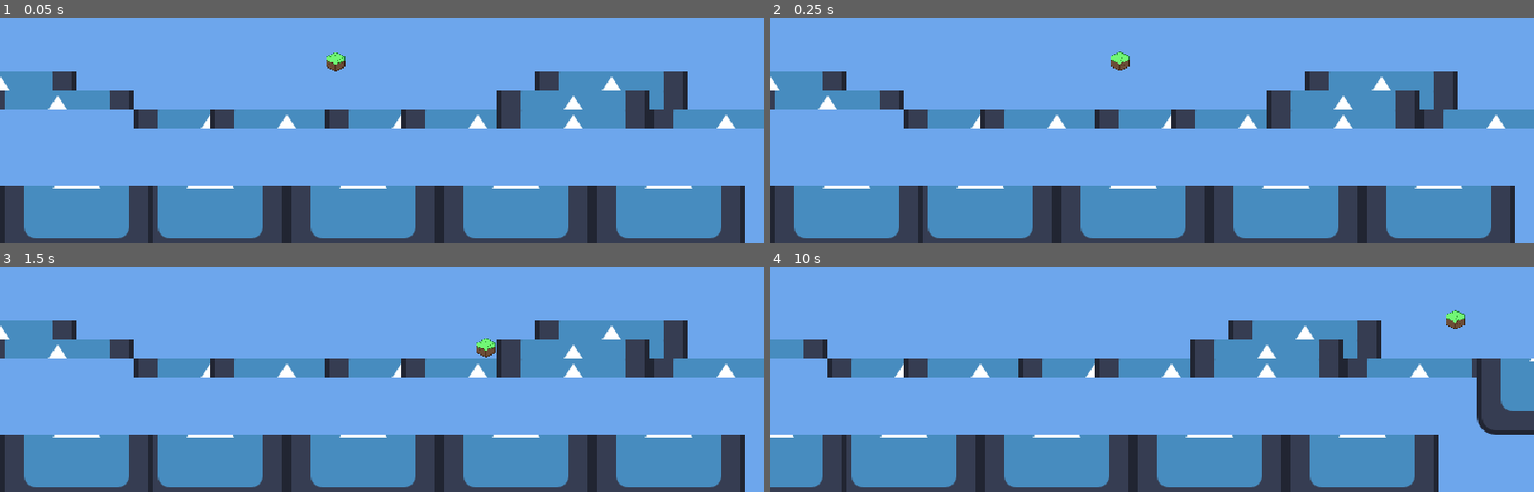
Above: before the commit, frames 1-4 (two rows, left to right).
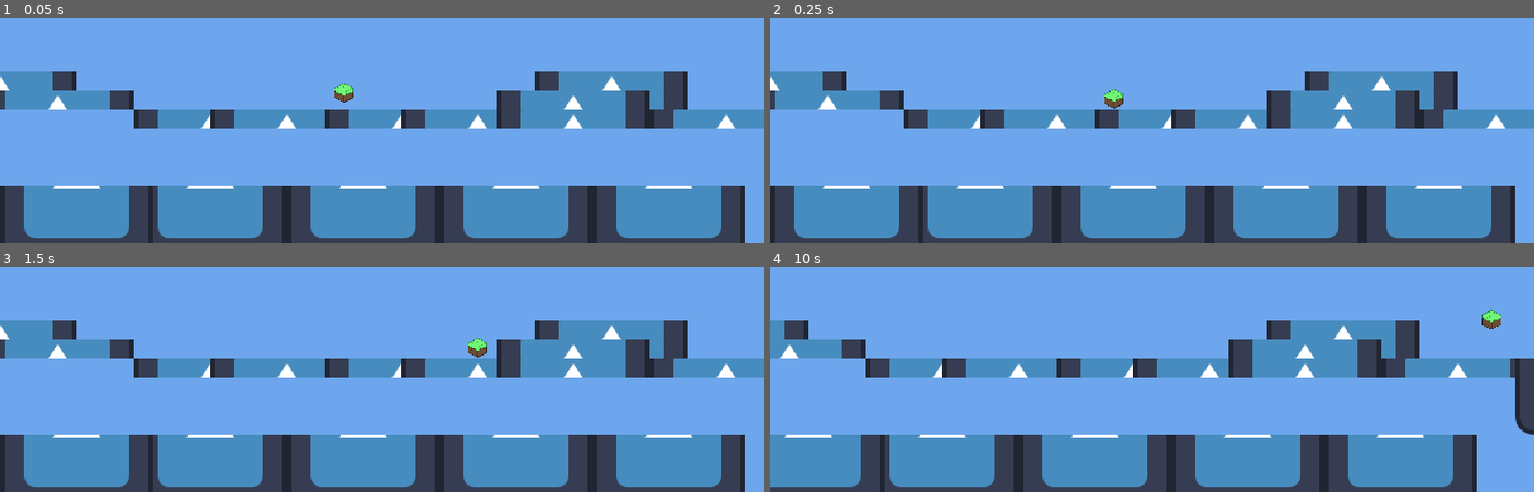
Above: after the commit, the same moments.

Repository: Raylandson/scale-gmtk-24
Game: Godot game, scene res://maps/main.tscn
Same seed, same stepped clock (60 frames per second), same inputs: the game is played once before the commit and once after it. The engine's default icon, where the game draws it, is replaced by a stand-in: a white triangle on a blue panel in a dark square.
Inputs:
- Up to frame 1 (0.05 s): no input
- Up to frame 2 (0.25 s): no input
- Up to frame 3 (1.5 s): hold Right (ui_right) from 0.53 s (still down); tap W (jump) at 0.77 s
- Up to frame 4 (10 s): tap W (jump) at 1.52, 3.02, 3.77, 4.52, 6.02, 6.77, 7.52, 9.02, 9.77 s; release Right (ui_right) at 2.03 s; hold Left (ui_left) 2.03-4.28 s; hold Right (ui_right) 4.28-8.03 s; hold Left (ui_left) 8.03-9.53 s; tap Enter at 8.75 s; hold Right (ui_right) from 9.53 s (still down)

The runs differ from the first frame. In frame 1, 0.3% of the frame differs, in the area x 42-47%, y 15-38%; in frame 2, 0.3%; in frame 3, 0.2%; in frame 4, 23%, in the area x 0-100%, y 19-100%.

Commit message:
first room fixed

Diff:
--- a/scale-game-project/maps/main.tscn
+++ b/scale-game-project/maps/main.tscn
@@ -242,7 +242,7 @@
 tile_set = SubResource("TileSet_2udw2")
 
 [node name="Player" parent="." instance=ExtResource("2_plovj")]
-position = Vector2(279, 167)
+position = Vector2(288, 192)
 ground_max_velocity = 120.0
 air_turn_time = 0.4
 air_accel_time = 0.7
@@ -262,6 +262,7 @@
 [node name="CameraArea2" parent="." node_paths=PackedStringArray("camera") instance=ExtResource("4_y2ov1")]
 position = Vector2(0, 0)
 camera = NodePath("../Camera2D")
+is_first_room = true
 
 [node name="CameraArea3" parent="." node_paths=PackedStringArray("camera") instance=ExtResource("4_y2ov1")]
 position = Vector2(640, 0)
--- a/scale-game-project/tools/camera_area.gd
+++ b/scale-game-project/tools/camera_area.gd
@@ -2,8 +2,19 @@
 
 @export var camera: Camera2D
 @export_range (0.0, 76) var actor_offset_distance: float = 30
+@export var tween_animation_time :float = 1
+@export var is_first_room: bool = false
+
+func _ready() -> void:
+	if is_first_room:
+		camera.global_position = $Marker2D.global_position
+
 
 func _on_body_entered(body: Node2D) -> void:
+	if is_first_room:
+		is_first_room = false
+		return
+
 	if body.is_in_group("CameraChanger"):
 		actor_animation(body)
 		camera_animation()
@@ -12,7 +23,7 @@
 func camera_animation() -> void:
 	var tween:Tween = get_tree().create_tween()
 	tween.tween_property(camera, "global_position", $Marker2D.global_position,
-	0.5).set_ease(Tween.EASE_IN)
+	tween_animation_time).set_ease(Tween.EASE_IN)
 
 
 func actor_animation(node: Node2D) -> void:
@@ -24,7 +35,7 @@
 	var final_pos: Vector2 = \
 	Vector2(sign(direction.x) * actor_offset_distance, 0) + node.global_position
 	tween.tween_property(node, "global_position", final_pos,
-	0.5).set_ease(Tween.EASE_IN)
-	await get_tree().create_timer(1.0)
+	tween_animation_time).set_ease(Tween.EASE_IN)
+	await get_tree().create_timer(tween_animation_time)
 	if node.has_method("stun"):
 		node.stun(false)
